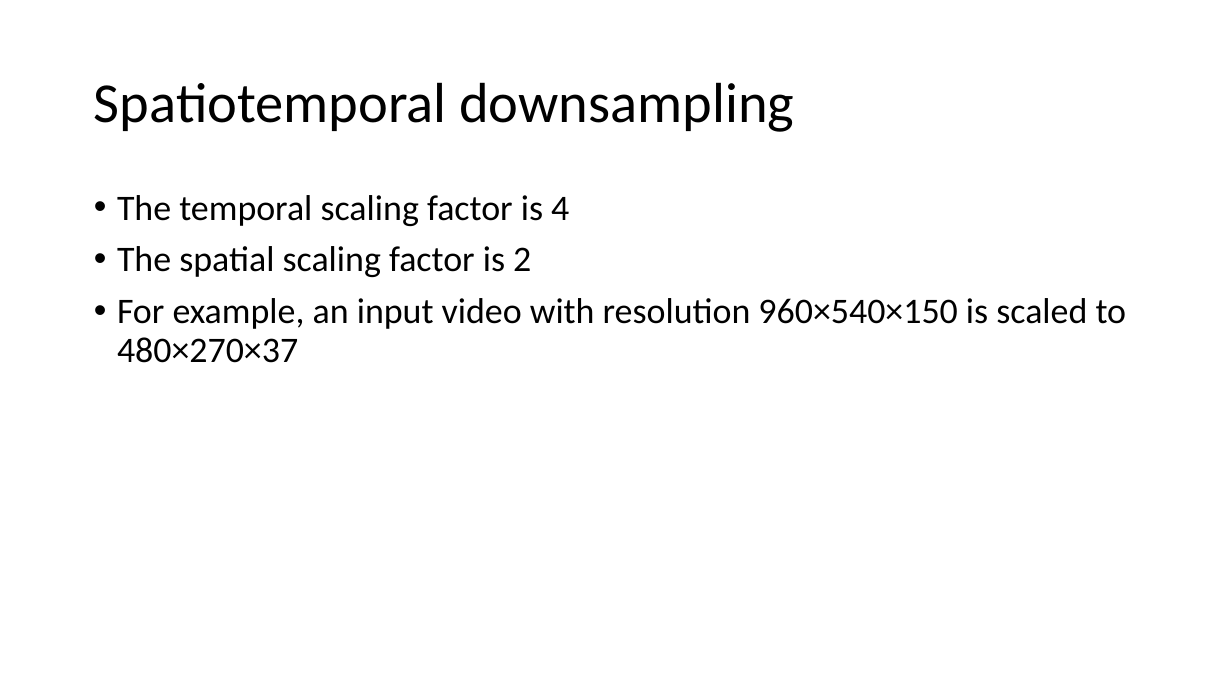
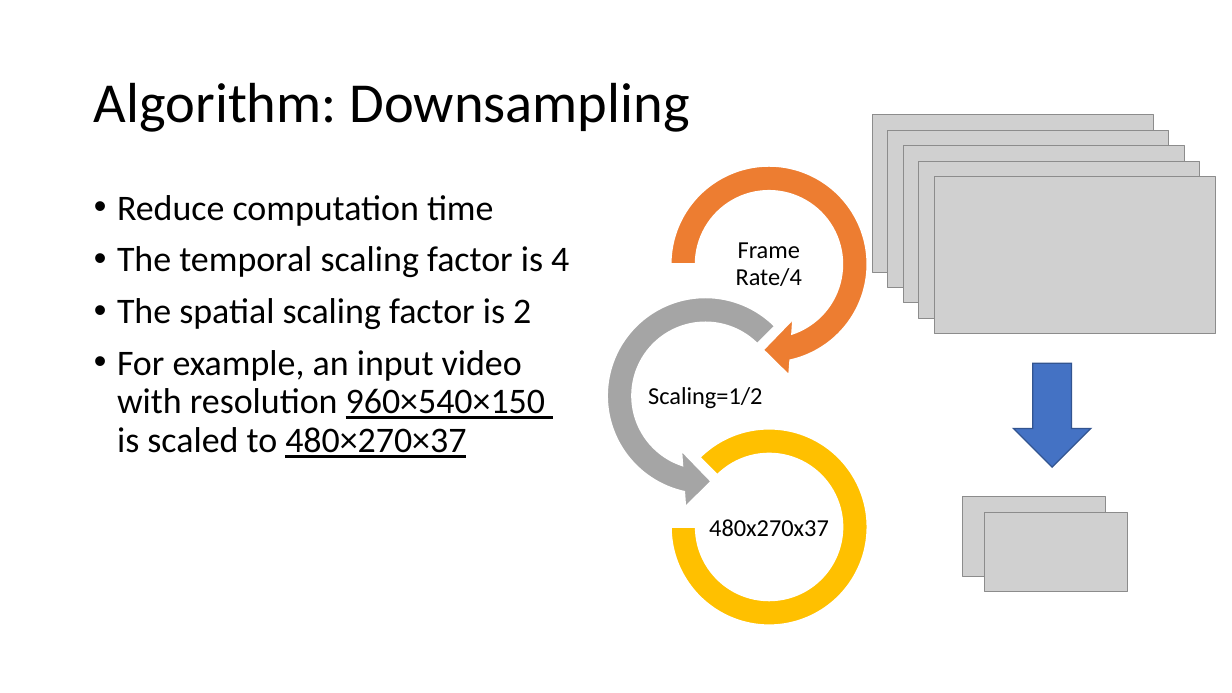
Before and after one commit to pierre0218/VideoLoop, a slide deck: slide 7 of VC_final_project.pptx (slide 3 before the commit). Drawn at 1232x693 pixels with LibreOffice and Linux fonts; fonts in the diff are those of the drawing; grey boxes stand for pictures. Boxes give left, top, right and bottom in pixels: in the first picture for what was removed or moved away, otherwise in the second. Text is boxed around its words. In the diff, an @@ line names an element or a change of style, - is before the commit and + after.

```diff
--- a/VC_final_project.pptx
+++ b/VC_final_project.pptx
@@ title at (94, 82, 689, 132): text changed @@
-Spatiotemporal downsampling
+Algorithm: Downsampling
@@ group added at (872, 115, 1215, 334): 5 pictures @@
@@ text at (117, 195, 494, 226): paragraph added @@
+• Reduce computation time
@@ text at (117, 350, 545, 458): underline on in "960×540×150 480×270×37" @@
@@ down arrow added at (1014, 363, 1092, 467), fill #4472C4, outline #325491 1 pt @@
@@ picture added at (963, 497, 1106, 577) @@
@@ group added at (592, 150, 884, 626): 3 texts, 1 circular arrow, 1 left circular arrow, 1 arch (boxed as its full ring) @@
+Frame Rate/4
+Scaling=1/2
+480x270x37
@@ picture added at (985, 512, 1128, 592) @@
```
Also in this commit, not shown: 7 other slides changed, 8 slides added, 2 slides removed.
